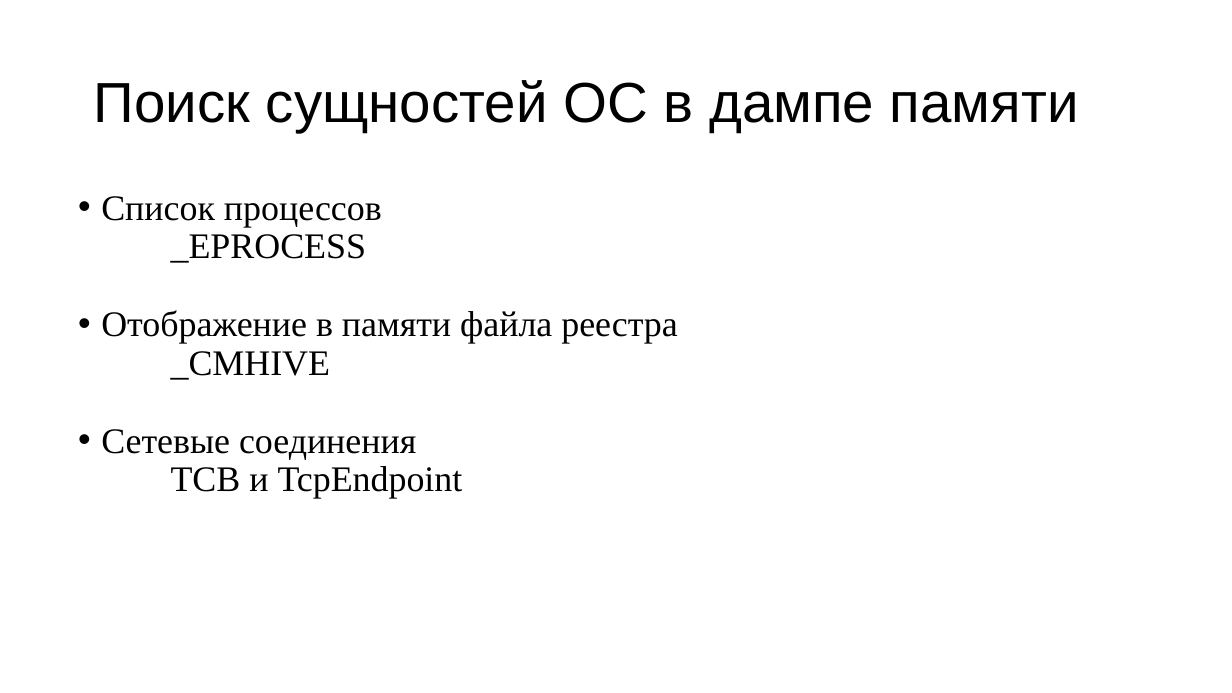
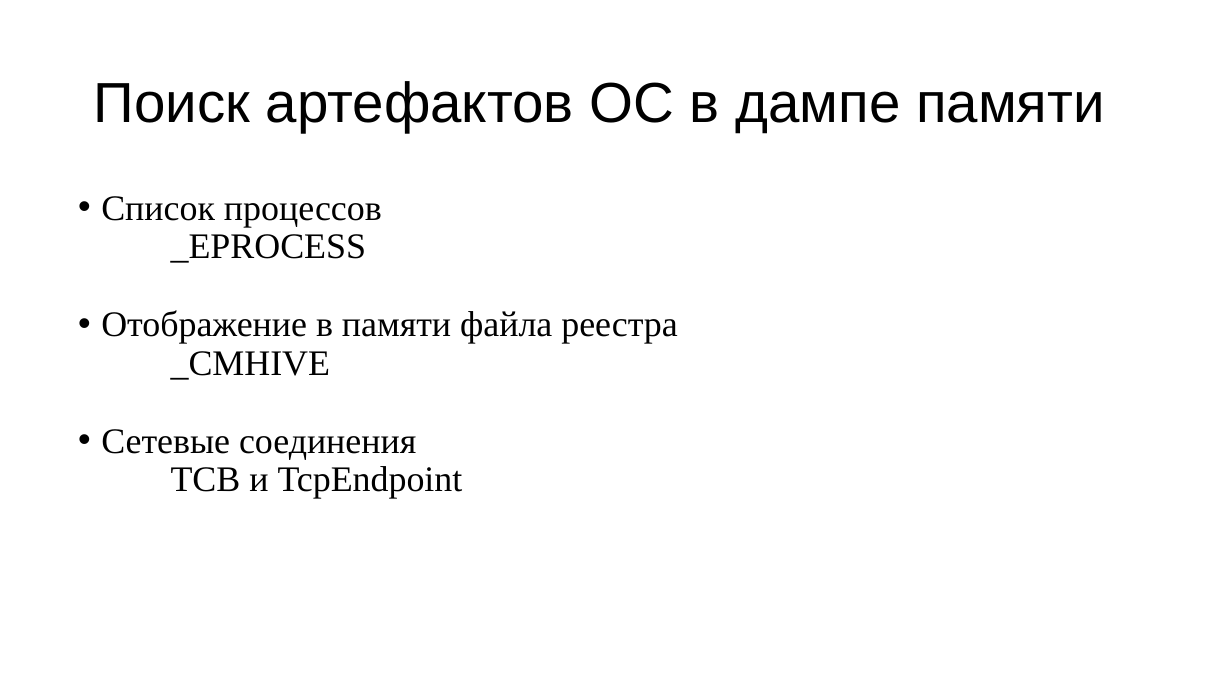
Before and after one commit to vasiliy249/diploma, a slide deck: slide 9 of diploma.pptx. Drawn at 1232x693 pixels with LibreOffice and Linux fonts; fonts in the diff are those of the drawing. Boxes give left, top, right and bottom in pixels: in the first picture for what was removed or moved away, otherwise in the second. Text is boxed around its words. In the diff, an @@ line names an element or a change of style, - is before the commit and + after.

```diff
--- a/diploma.pptx
+++ b/diploma.pptx
@@ title at (x1=94, y1=81, x2=1105, y2=132): text changed @@
-Поиск сущностей ОС в дампе памяти
+Поиск артефактов ОС в дампе памяти
```
Also in this commit, not shown: 1 other slide changed.
